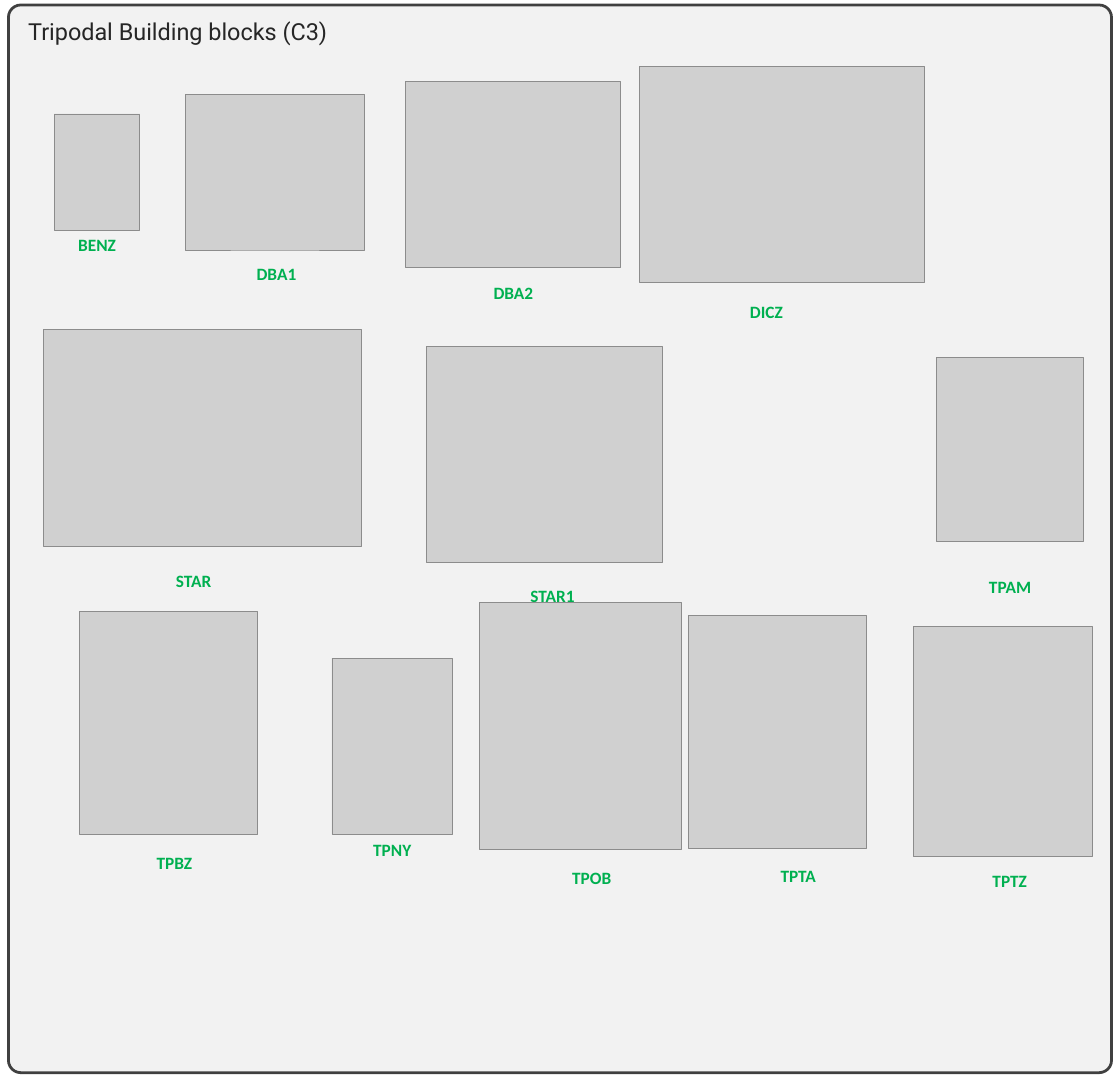
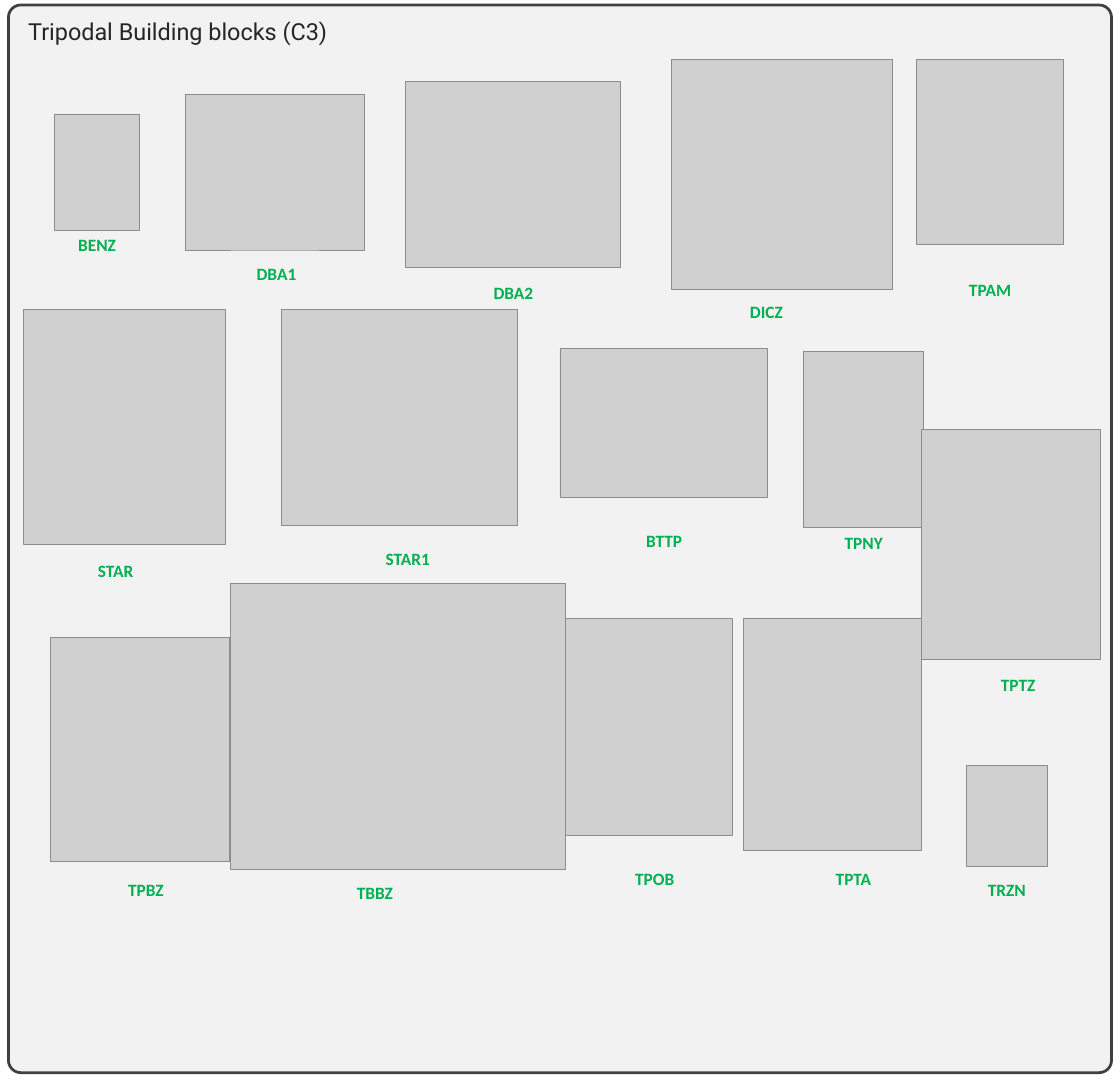
Before and after one commit to lipelopesoliveira/pyCOFBuilder, a slide deck: slide 5 of docs/Blocos_de_constru.pptx (slide 4 before the commit). Drawn at 1120x1085 pixels with LibreOffice and Linux fonts; fonts in the diff are those of the drawing; grey boxes stand for pictures. Boxes give left, top, right and bottom in pixels: in the first picture for what was removed or moved away, otherwise in the second. Text is boxed around its words. In the diff, an @@ line names an element or a change of style, - is before the commit and + after.

Commit message:
Update presentation and BB images

```diff
--- a/docs/Blocos_de_constru.pptx
+++ b/docs/Blocos_de_constru.pptx
@@ picture: place and size @@
-picture at (640,67,925,282)
+picture at (672,60,892,289)
@@ picture added at (916,60,1064,244) @@
@@ text "TPAM": place and size @@
-text "TPAM" at (989,581,1031,593)
+text "TPAM" at (969,284,1011,296)
@@ picture: place and size @@
-picture at (44,329,362,546)
+picture at (23,309,225,544)
@@ picture added at (282,309,517,525) @@
@@ picture removed at (426,347,661,563) @@
@@ picture added at (560,348,768,497) @@
@@ picture added at (804,351,924,527) @@
@@ picture removed at (936,357,1084,541) @@
@@ picture added at (922,429,1100,660) @@
@@ text added at (646,535,682,547), 14 pt, text #00B050, bold @@
+BTTP
@@ text "TPNY": place and size @@
-text "TPNY" at (373,844,411,856)
+text "TPNY" at (845,537,883,549)
@@ text "STAR": place and size @@
-text "STAR" at (176,575,211,587)
+text "STAR" at (98,565,133,577)
@@ text "STAR1": place and size @@
-text "STAR1" at (530,590,574,603)
+text "STAR1" at (386,553,430,565)
@@ picture added at (231,583,566,869) @@
@@ picture: place and size @@
-picture at (479,603,681,850)
+picture at (554,619,732,835)
@@ picture: place and size @@
-picture at (688,615,866,848)
+picture at (743,618,921,851)
@@ picture removed at (913,627,1092,857) @@
@@ picture: place and size @@
-picture at (79,611,258,834)
+picture at (51,637,229,860)
@@ picture removed at (332,658,452,834) @@
@@ text "TPTZ": place and size @@
-text "TPTZ" at (992,875,1027,887)
+text "TPTZ" at (1001,679,1036,691)
@@ picture added at (967,765,1047,867) @@
@@ text "TPOB": place and size @@
-text "TPOB" at (572,872,611,884)
+text "TPOB" at (635,873,674,885)
@@ text "TPTA": place and size @@
-text "TPTA" at (781,870,816,882)
+text "TPTA" at (836,873,871,885)
@@ text "TPBZ": place and size @@
-text "TPBZ" at (157,857,193,869)
+text "TPBZ" at (128,884,164,896)
@@ text added at (357,887,393,899), 14 pt, text #00B050, bold @@
+TBBZ
@@ text added at (988,884,1026,896), 14 pt, text #00B050, bold @@
+TRZN
```
Also in this commit, not shown: 2 other slides changed, 1 slide added, 5 other files.
